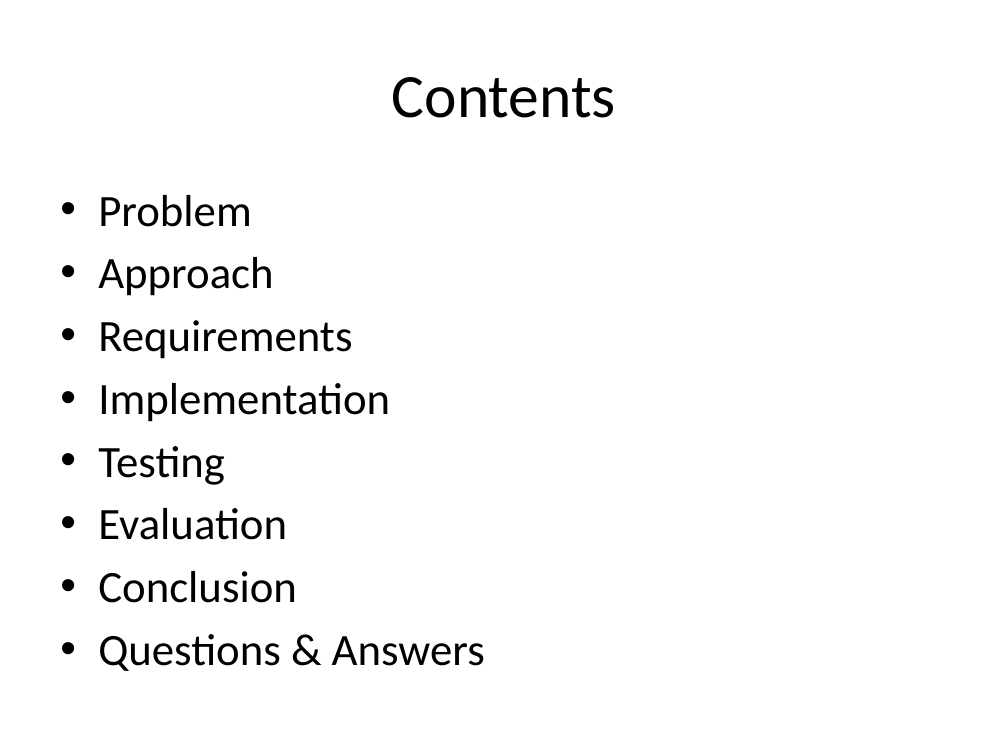
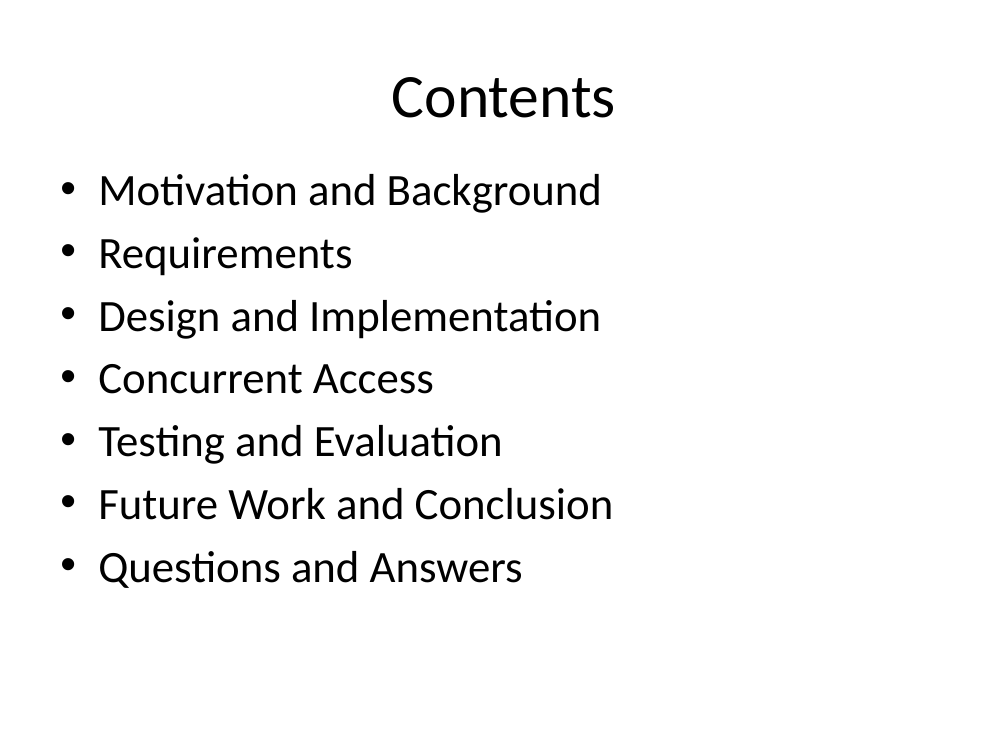
Before and after one commit to johnnyfoe/bibman, a slide deck: slide 2 of Documents/Presentation/Presentation.pptx. Drawn at 1008x756 pixels with LibreOffice and Linux fonts; fonts in the diff are those of the drawing; background and template pictures are left out. Boxes give left, top, right and bottom in pixels: in the first picture for what was removed or moved away, otherwise in the second. Text is boxed around its words. In the diff, an @@ line names an element or a change of style, - is before the commit and + after.

```diff
--- a/Documents/Presentation/Presentation.pptx
+++ b/Documents/Presentation/Presentation.pptx
@@ text "Motivation and Background": place and size @@
-text "Motivation and Background" at bbox=[98, 195, 485, 671]
+text "Motivation and Background" at bbox=[98, 174, 614, 588]
@@ text at bbox=[98, 174, 602, 213]: text changed @@
-• Problem
-• Approach
+• Motivation and Background
@@ text at bbox=[98, 300, 614, 588]: text changed @@
-• Implementation
-• Testing
-• Evaluation
-• Conclusion
-• Questions & Answers
+• Design and Implementation
+• Concurrent Access
+• Testing and Evaluation
+• Future Work and Conclusion
+• Questions and Answers
```
Also in this commit, not shown: 1 other slide changed, 11 slides added.
